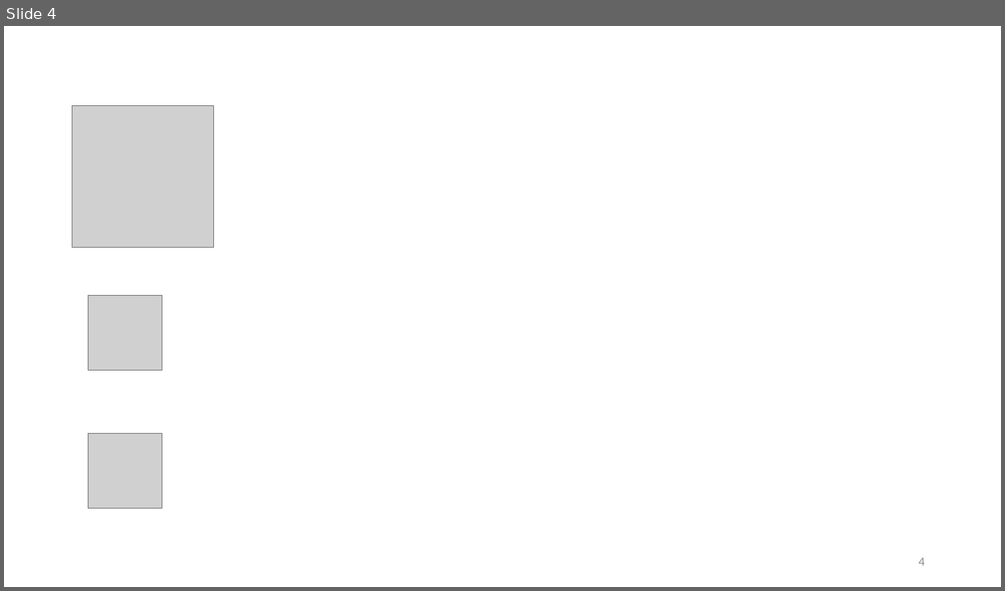
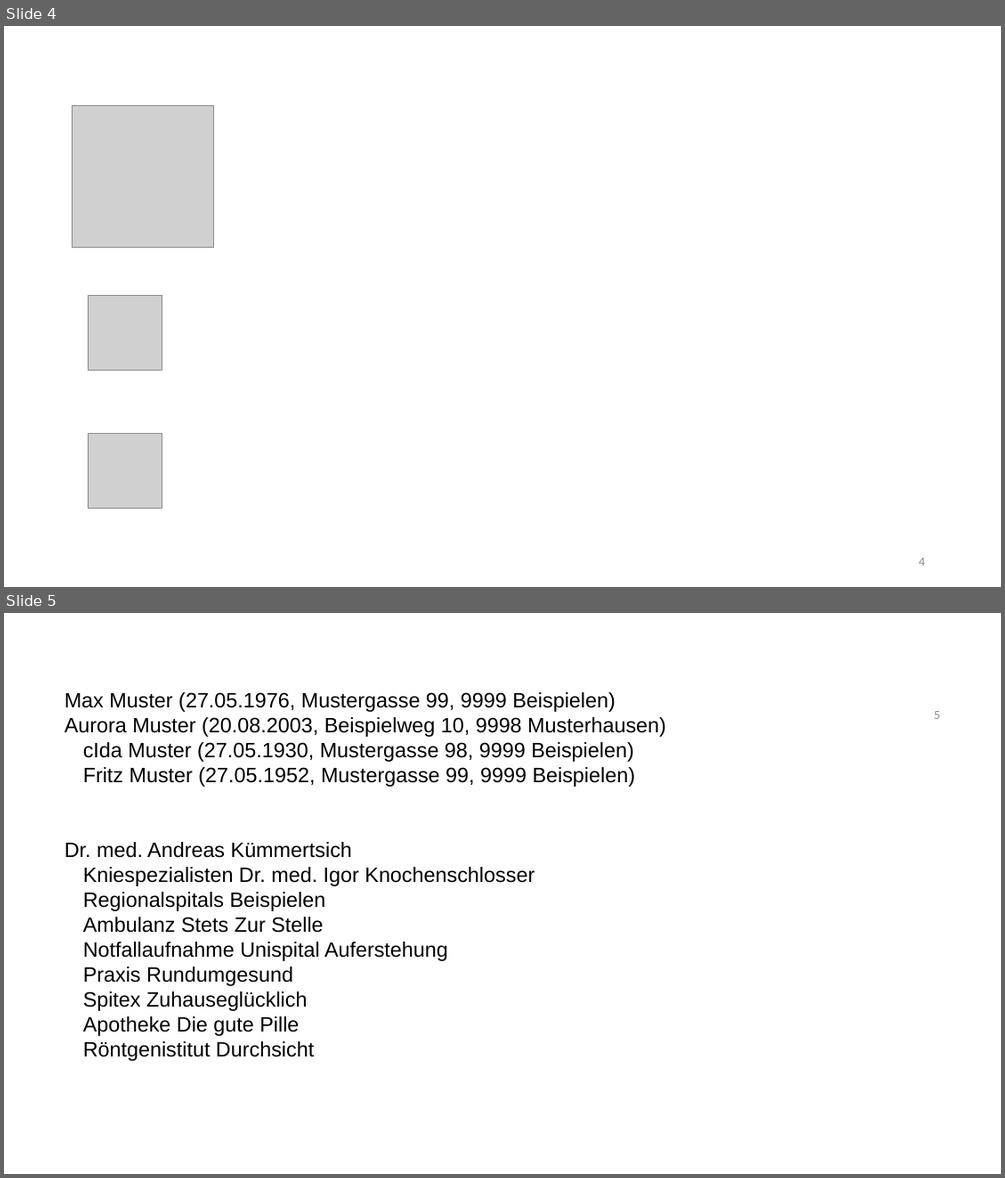
Before and after one commit to ralych/hfms-ihe-workshop, a slide deck: ppt/HFMTS_Medizintechnik_2021_IHE_interoperabilitaet_Arbeitsvorlage.pptx. Shown one above the other, each under a label of ours: slide 4 before the commit, slides 4 and 5 after it. The pictures are 1005x591 and 1005x1178 pixels, drawn with LibreOffice and Linux fonts; fonts in the diff are those of the drawing; grey boxes stand for pictures. Boxes give left, top, right and bottom in pixels: in the first picture for what was removed or moved away, otherwise in the second. Text is boxed around its words. In the diff, an @@ line names an element or a change of style, - is before the commit and + after.

```diff
--- a/ppt/HFMTS_Medizintechnik_2021_IHE_interoperabilitaet_Arbeitsvorlage.pptx
+++ b/ppt/HFMTS_Medizintechnik_2021_IHE_interoperabilitaet_Arbeitsvorlage.pptx
@@ slide 5 added at (4, 613, 1001, 1174), background #FFFFFF @@
@@ text added at (65, 692, 666, 1036), 20 pt, text #000000 @@
+Max Muster (27.05.1976, Mustergasse 99, 9999 Beispielen)
+Aurora Muster (20.08.2003, Beispielweg 10, 9998 Musterhausen)
+cIda Muster (27.05.1930, Mustergasse 98, 9999 Beispielen)
+Fritz Muster (27.05.1952, Mustergasse 99, 9999 Beispielen)
+Dr. med. Andreas Kümmertsich
+Kniespezialisten Dr. med. Igor Knochenschlosser
+Regionalspitals Beispielen
+Ambulanz Stets Zur Stelle
+Notfallaufnahme Unispital Auferstehung
+Praxis Rundumgesund
+Spitex Zuhauseglücklich
+Apotheke Die gute Pille
+Röntgenistitut Durchsicht
@@ page number added at (934, 711, 940, 719), 12 pt, text #8B8B8B @@
+5
```
Also in this commit, not shown: 3 slides changed.
